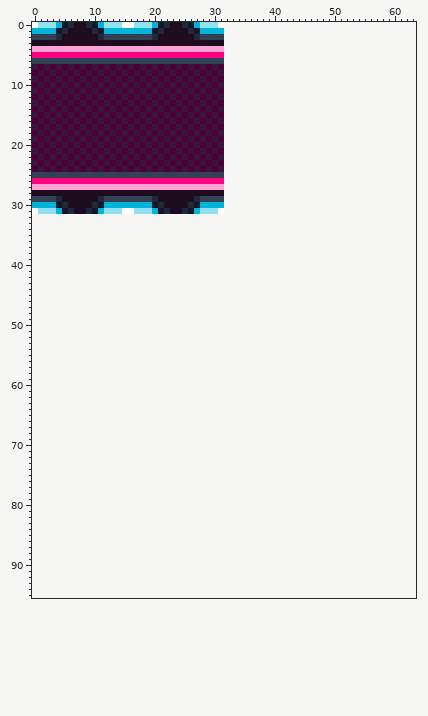
Pixel-art file, stored at assets/Map/cesta01.ase. Above is the file before it was changed.
32x32 pixels, 1 frame. The old version is drawn lined up with the new one, on the new canvas.
New version:
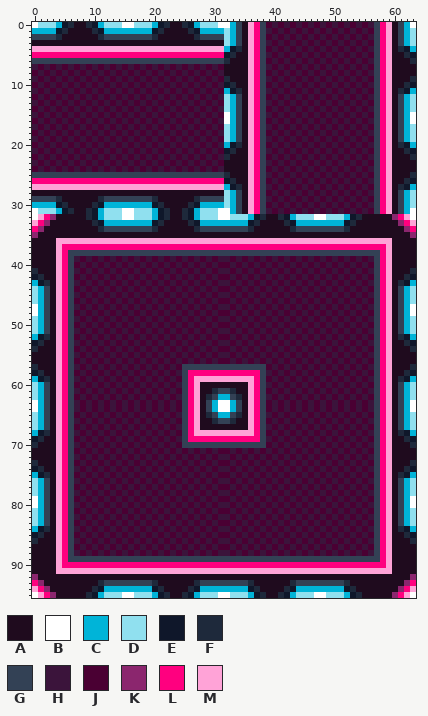
Palette (. is transparent): A #1f0b1e  B #ffffff  C #00b4d8  D #90e0ef  E #0f172a  F #1e293b  G #334155  H #3b143b  J #4a0033  K #8b266e  L #ff007f  M #ffa3d7
Author's note on the commit: Cesta update 2 smery + 4 smery zatacek
Change:
canvas 32x32 -> 64x96
Changed rows in their new state; - is an unchanged pixel.
first column x 0:
 0 --------------------------------BCGAMLGJHJHJHJHJHJHJHJHJHGLMAGCB
 1 --------------------------------DCGAMLGHJHJHJHJHJHJHJHJHJGLMAGCD
 2 --------------------------------DCGAMLGJHJHJHJHJHJHJHJHJHGLMAGCD
 3 --------------------------------DCGAMLGHJHJHJHJHJHJHJHJHJGLMAGCD
 4 --------------------------------CEFAMLGJHJHJHJHJHJHJHJHJHGLMAFEC
 5 --------------------------------EFAAMLGHJHJHJHJHJHJHJHJHJGLMAAFE
 6 --------------------------------FAAAMLGJHJHJHJHJHJHJHJHJHGLMAAAF
 7 --------------------------------AAAAMLGHJHJHJHJHJHJHJHJHJGLMAAAA
 8 --------------------------------AAAAMLGJHJHJHJHJHJHJHJHJHGLMAAAA
 9 --------------------------------FAAAMLGHJHJHJHJHJHJHJHJHJGLMAAAF
10 --------------------------------EFAAMLGJHJHJHJHJHJHJHJHJHGLMAAFE
11 --------------------------------CEFAMLGHJHJHJHJHJHJHJHJHJGLMAFEC
12 --------------------------------DCGAMLGJHJHJHJHJHJHJHJHJHGLMAGCD
13 --------------------------------DCGAMLGHJHJHJHJHJHJHJHJHJGLMAGCD
14 --------------------------------DCGAMLGJHJHJHJHJHJHJHJHJHGLMAGCD
15 --------------------------------BCGAMLGHJHJHJHJHJHJHJHJHJGLMAGCB
16 --------------------------------BCGAMLGJHJHJHJHJHJHJHJHJHGLMAGCB
17 --------------------------------DCGAMLGHJHJHJHJHJHJHJHJHJGLMAGCD
18 --------------------------------DCGAMLGJHJHJHJHJHJHJHJHJHGLMAGCD
19 --------------------------------DCGAMLGHJHJHJHJHJHJHJHJHJGLMAGCD
20 --------------------------------CEFAMLGJHJHJHJHJHJHJHJHJHGLMAFEC
21 --------------------------------EFAAMLGHJHJHJHJHJHJHJHJHJGLMAAFE
22 --------------------------------FAAAMLGJHJHJHJHJHJHJHJHJHGLMAAAF
23 --------------------------------AAAAMLGHJHJHJHJHJHJHJHJHJGLMAAAA
24 --------------------------------AAAAMLGJHJHJHJHJHJHJHJHJHGLMAAAA
25 --------------------------------FAAAMLGHJHJHJHJHJHJHJHJHJGLMAAAF
26 --------------------------------EFAAMLGJHJHJHJHJHJHJHJHJHGLMAAFE
27 --------------------------------CEFAMLGHJHJHJHJHJHJHJHJHJGLMAFEC
28 --------------------------------DCGAMLGJHJHJHJHJHJHJHJHJHGLMAGCD
29 --------------------------------DCGAMLGHJHJHJHJHJHJHJHJHJGLMAGCD
30 --------------------------------DCGAMLGJHJHJHJHJHJHJHJHJHGLMAGCD
31 --------------------------------BCGAMLGHJHJHJHJHJHJHJHJHJGLMAGCB
32 BMLKAAAAAFECDDDBBDDDCEFAAFECDDDBBDDDCEFAAFECDDDBBDDDCEFAAAAAKLMB
33 MLKAAAAAAAFECCCCCCCCEFAAAAFECCCCCCCCEFAAAAFECCCCCCCCEFAAAAAAAKLM
34 LKAAAAAAAAAFGGGGGGGGFAAAAAAFGGGGGGGGFAAAAAAFGGGGGGGGFAAAAAAAAAKL
35 KAAAAAAAAAAAAAAAAAAAAAAAAAAAAAAAAAAAAAAAAAAAAAAAAAAAAAAAAAAAAAAK
36 AAAAMMMMMMMMMMMMMMMMMMMMMMMMMMMMMMMMMMMMMMMMMMMMMMMMMMMMMMMMAAAA
37 AAAAMLLLLLLLLLLLLLLLLLLLLLLLLLLLLLLLLLLLLLLLLLLLLLLLLLLLLLLMAAAA
38 AAAAMLGGGGGGGGGGGGGGGGGGGGGGGGGGGGGGGGGGGGGGGGGGGGGGGGGGGGLMAAAA
39 AAAAMLGHJHJHJHJHJHJHJHJHJHJHJHJHHJHJHJHJHJHJHJHJHJHJHJHJHGLMAAAA
40 AAAAMLGJHJHJHJHJHJHJHJHJHJHJHJHJJHJHJHJHJHJHJHJHJHJHJHJHJGLMAAAA
41 FAAAMLGHJHJHJHJHJHJHJHJHJHJHJHJHHJHJHJHJHJHJHJHJHJHJHJHJHGLMAAAF
42 EFAAMLGJHJHJHJHJHJHJHJHJHJHJHJHJJHJHJHJHJHJHJHJHJHJHJHJHJGLMAAFE
43 CEFAMLGHJHJHJHJHJHJHJHJHJHJHJHJHHJHJHJHJHJHJHJHJHJHJHJHJHGLMAFEC
44 DCGAMLGJHJHJHJHJHJHJHJHJHJHJHJHJJHJHJHJHJHJHJHJHJHJHJHJHJGLMAGCD
45 DCGAMLGHJHJHJHJHJHJHJHJHJHJHJHJHHJHJHJHJHJHJHJHJHJHJHJHJHGLMAGCD
46 DCGAMLGJHJHJHJHJHJHJHJHJHJHJHJHJJHJHJHJHJHJHJHJHJHJHJHJHJGLMAGCD
47 BCGAMLGHJHJHJHJHJHJHJHJHJHJHJHJHHJHJHJHJHJHJHJHJHJHJHJHJHGLMAGCB
48 BCGAMLGJHJHJHJHJHJHJHJHJHJHJHJHJJHJHJHJHJHJHJHJHJHJHJHJHJGLMAGCB
49 DCGAMLGHJHJHJHJHJHJHJHJHJHJHJHJHHJHJHJHJHJHJHJHJHJHJHJHJHGLMAGCD
50 DCGAMLGJHJHJHJHJHJHJHJHJHJHJHJHJJHJHJHJHJHJHJHJHJHJHJHJHJGLMAGCD
51 DCGAMLGHJHJHJHJHJHJHJHJHJHJHJHJHHJHJHJHJHJHJHJHJHJHJHJHJHGLMAGCD
52 CEFAMLGJHJHJHJHJHJHJHJHJHJHJHJHJJHJHJHJHJHJHJHJHJHJHJHJHJGLMAFEC
53 EFAAMLGHJHJHJHJHJHJHJHJHJHJHJHJHHJHJHJHJHJHJHJHJHJHJHJHJHGLMAAFE
54 FAAAMLGJHJHJHJHJHJHJHJHJHJHJHJHJJHJHJHJHJHJHJHJHJHJHJHJHJGLMAAAF
55 AAAAMLGHJHJHJHJHJHJHJHJHJHJHJHJHHJHJHJHJHJHJHJHJHJHJHJHJHGLMAAAA
56 AAAAMLGJHJHJHJHJHJHJHJHJHJHJHJHJJHJHJHJHJHJHJHJHJHJHJHJHJGLMAAAA
57 FAAAMLGHJHJHJHJHJHJHJHJHJGGGGGGGGGGGGGGJHJHJHJHJHJHJHJHJHGLMAAAF
58 EFAAMLGJHJHJHJHJHJHJHJHJHGLLLLLLLLLLLLGHJHJHJHJHJHJHJHJHJGLMAAFE
59 CEFAMLGHJHJHJHJHJHJHJHJHJGLMMMMMMMMMMLGJHJHJHJHJHJHJHJHJHGLMAFEC
60 DCGAMLGJHJHJHJHJHJHJHJHJHGLMAAAAAAAAMLGHJHJHJHJHJHJHJHJHJGLMAGCD
61 DCGAMLGHJHJHJHJHJHJHJHJHJGLMAAFGGFAAMLGJHJHJHJHJHJHJHJHJHGLMAGCD
62 DCGAMLGJHJHJHJHJHJHJHJHJHGLMAFGCCGFAMLGHJHJHJHJHJHJHJHJHJGLMAGCD
63 BCGAMLGHJHJHJHJHJHJHJHJHJGLMAGCBBCGAMLGJHJHJHJHJHJHJHJHJHGLMAGCB
64 BCGAMLGHJHJHJHJHJHJHJHJHJGLMAGCBBCGAMLGJHJHJHJHJHJHJHJHJHGLMAGCB
65 DCGAMLGJHJHJHJHJHJHJHJHJHGLMAFGCCGFAMLGHJHJHJHJHJHJHJHJHJGLMAGCD
66 DCGAMLGHJHJHJHJHJHJHJHJHJGLMAAFGGFAAMLGJHJHJHJHJHJHJHJHJHGLMAGCD
67 DCGAMLGJHJHJHJHJHJHJHJHJHGLMAAAAAAAAMLGHJHJHJHJHJHJHJHJHJGLMAGCD
68 CEFAMLGHJHJHJHJHJHJHJHJHJGLMMMMMMMMMMLGJHJHJHJHJHJHJHJHJHGLMAFEC
69 EFAAMLGJHJHJHJHJHJHJHJHJHGLLLLLLLLLLLLGHJHJHJHJHJHJHJHJHJGLMAAFE
70 FAAAMLGHJHJHJHJHJHJHJHJHJGGGGGGGGGGGGGGJHJHJHJHJHJHJHJHJHGLMAAAF
71 AAAAMLGJHJHJHJHJHJHJHJHJHJHJHJHJJHJHJHJHJHJHJHJHJHJHJHJHJGLMAAAA
72 AAAAMLGHJHJHJHJHJHJHJHJHJHJHJHJHHJHJHJHJHJHJHJHJHJHJHJHJHGLMAAAA
73 FAAAMLGJHJHJHJHJHJHJHJHJHJHJHJHJJHJHJHJHJHJHJHJHJHJHJHJHJGLMAAAF
74 EFAAMLGHJHJHJHJHJHJHJHJHJHJHJHJHHJHJHJHJHJHJHJHJHJHJHJHJHGLMAAFE
75 CEFAMLGJHJHJHJHJHJHJHJHJHJHJHJHJJHJHJHJHJHJHJHJHJHJHJHJHJGLMAFEC
76 DCGAMLGHJHJHJHJHJHJHJHJHJHJHJHJHHJHJHJHJHJHJHJHJHJHJHJHJHGLMAGCD
77 DCGAMLGJHJHJHJHJHJHJHJHJHJHJHJHJJHJHJHJHJHJHJHJHJHJHJHJHJGLMAGCD
78 DCGAMLGHJHJHJHJHJHJHJHJHJHJHJHJHHJHJHJHJHJHJHJHJHJHJHJHJHGLMAGCD
79 BCGAMLGJHJHJHJHJHJHJHJHJHJHJHJHJJHJHJHJHJHJHJHJHJHJHJHJHJGLMAGCB
80 BCGAMLGHJHJHJHJHJHJHJHJHJHJHJHJHHJHJHJHJHJHJHJHJHJHJHJHJHGLMAGCB
81 DCGAMLGJHJHJHJHJHJHJHJHJHJHJHJHJJHJHJHJHJHJHJHJHJHJHJHJHJGLMAGCD
82 DCGAMLGHJHJHJHJHJHJHJHJHJHJHJHJHHJHJHJHJHJHJHJHJHJHJHJHJHGLMAGCD
83 DCGAMLGJHJHJHJHJHJHJHJHJHJHJHJHJJHJHJHJHJHJHJHJHJHJHJHJHJGLMAGCD
84 CEFAMLGHJHJHJHJHJHJHJHJHJHJHJHJHHJHJHJHJHJHJHJHJHJHJHJHJHGLMAFEC
85 EFAAMLGJHJHJHJHJHJHJHJHJHJHJHJHJJHJHJHJHJHJHJHJHJHJHJHJHJGLMAAFE
86 FAAAMLGHJHJHJHJHJHJHJHJHJHJHJHJHHJHJHJHJHJHJHJHJHJHJHJHJHGLMAAAF
87 AAAAMLGJHJHJHJHJHJHJHJHJHJHJHJHJJHJHJHJHJHJHJHJHJHJHJHJHJGLMAAAA
88 AAAAMLGHJHJHJHJHJHJHJHJHJHJHJHJHHJHJHJHJHJHJHJHJHJHJHJHJHGLMAAAA
89 AAAAMLGGGGGGGGGGGGGGGGGGGGGGGGGGGGGGGGGGGGGGGGGGGGGGGGGGGGLMAAAA
90 AAAAMLLLLLLLLLLLLLLLLLLLLLLLLLLLLLLLLLLLLLLLLLLLLLLLLLLLLLLMAAAA
91 AAAAMMMMMMMMMMMMMMMMMMMMMMMMMMMMMMMMMMMMMMMMMMMMMMMMMMMMMMMMAAAA
92 KAAAAAAAAAAAAAAAAAAAAAAAAAAAAAAAAAAAAAAAAAAAAAAAAAAAAAAAAAAAAAAK
93 LKAAAAAAAAAFGGGGGGGGFAAAAAAFGGGGGGGGFAAAAAAFGGGGGGGGFAAAAAAAAAKL
94 MLKAAAAAAAFECCCCCCCCEFAAAAFECCCCCCCCEFAAAAFECCCCCCCCEFAAAAAAAKLM
95 BMLKAAAAAFECDDDBBDDDCEFAAFECDDDBBDDDCEFAAFECDDDBBDDDCEFAAAAAKLMB
